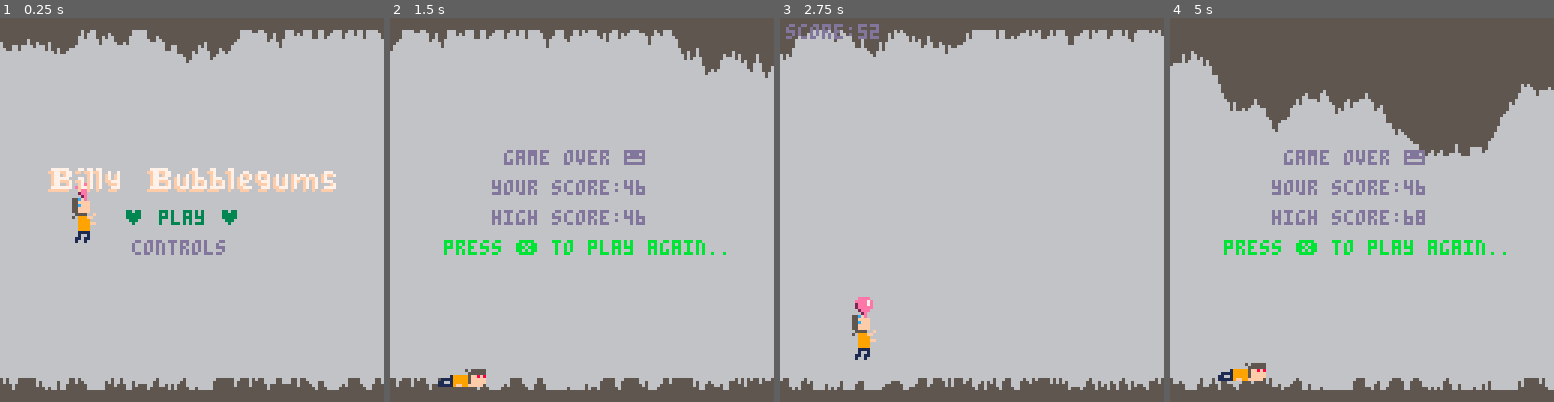
Above: before the commit, frames 1-4 (left to right).
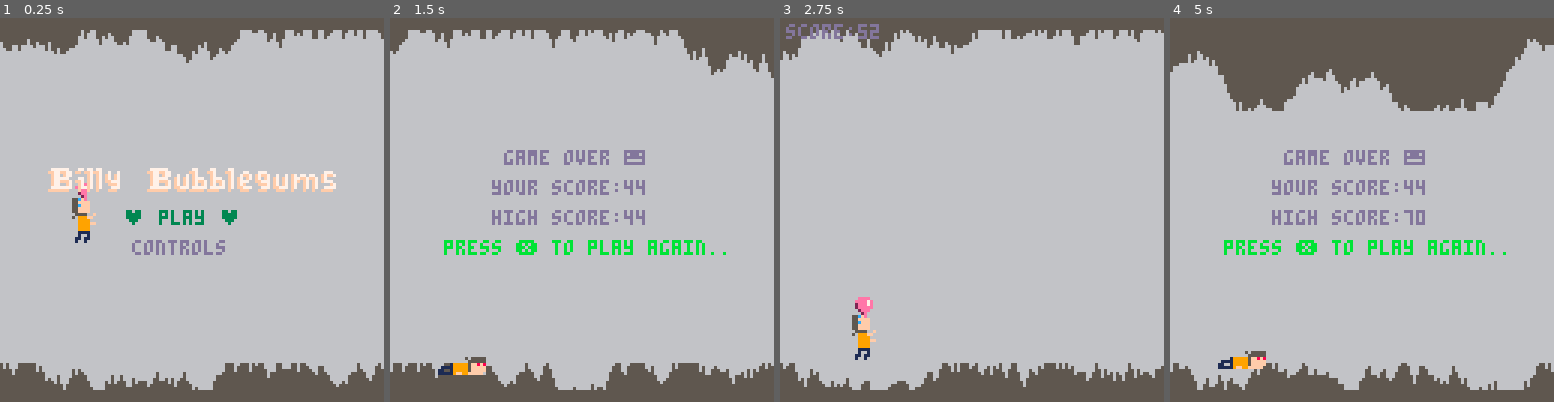
Above: after the commit, the same moments.

Repository: DoctorMikeReddy/billybubblegums
Game: PICO-8 cartridge billybubblegums.p8
Two runs of this game, one before a commit and one after it. Both use one fixed random seed, a clock stepped at 60 frames per second and the inputs below.
Inputs:
- Up to frame 1 (0.25 s): no input
- Up to frame 2 (1.5 s): tap X (X key) at 0.33, 1.07 s; tap O (Z key) at 0.7 s
- Up to frame 3 (2.75 s): tap O (Z key) at 1.7, 2.1, 2.5 s; tap X (X key) at 1.85 s; hold Up 2.15-2.42 s
- Up to frame 4 (5 s): tap O (Z key) every 0.4 s from 2.9 to 4.9 s; tap X (X key) at 2.97, 4.08 s; hold Down 3.63-3.97 s; hold Up from 4.73 s (still down)

The runs differ from the first frame. In frame 1, 2.3% of the frame differs, in the area x 0-100%, y 89-97%; in frame 2, 5.0%; in frame 3, 3.9%; in frame 4, 9.7%, in the area x 0-100%, y 5-97%.

Commit message:
Basic mechanics and first release

Diff:
--- a/billybubblegums.p8
+++ b/billybubblegums.p8
@@ -25,7 +25,7 @@
 	if (show_menu == true) then
 		main_menu_logic()
 	elseif (game_over == false) then
-		update_coin()
+		--update_coin()
 		move_player()
 		check_hit()
 		--hit_coin()
@@ -42,7 +42,7 @@
 		draw_main_menu()
 		draw_cave()
 	else
-		draw_coin()
+		--draw_coin()
 		draw_cave()
 		draw_player()
 		draw_score()
@@ -127,15 +127,19 @@
 function check_hit()
 
 	for i=player.x, player.x+7 do
-		if (cave[i+1].top>player.y
-			or cave[i+1].btm<player.y+7) then
-				game_over=true
-				sfx(1)
-				-- high score
-				if (player.score > high_score) then
-					high_score = player.score
-					dset(1, high_score)
-				end
+		if (cave[i+1].top>player.y-14) then
+			player.state=-1
+			player.y+=2
+			player.dy=0
+			sfx(2)
+		elseif (cave[i+1].btm<player.y+7) then
+			game_over=true
+			sfx(1)
+			-- high score
+			if (player.score > high_score) then
+				high_score = player.score
+				dset(1, high_score)
+			end
 		end
 	end
 end
@@ -248,8 +252,8 @@
 
 function make_cave()
 	cave={{["top"]=5,["btm"]=119}}
-	top = 45 --how low can we go
-	btm = 120 --how hiiigh can we get
+	top = 30 --how low can we go
+	btm = 115 --how hiiigh can we get
 end
 
 function update_cave()
Not shown, changed: bbg.html
Not shown, changed: bbg.js
